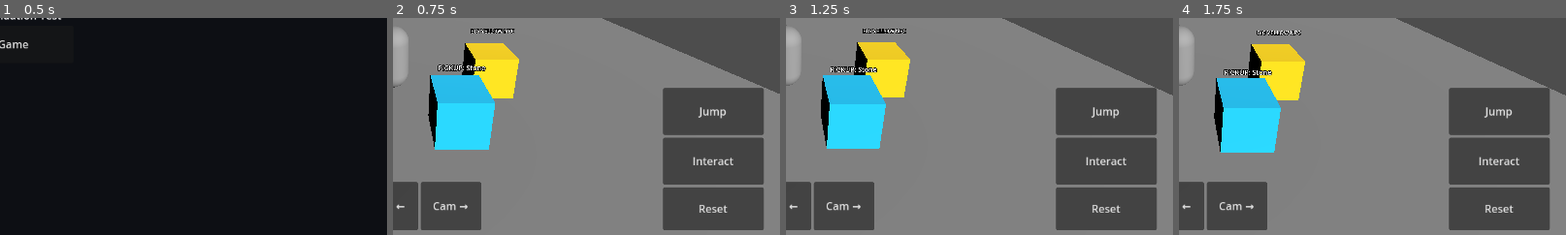
Above: before the commit, frames 1-4 (left to right).
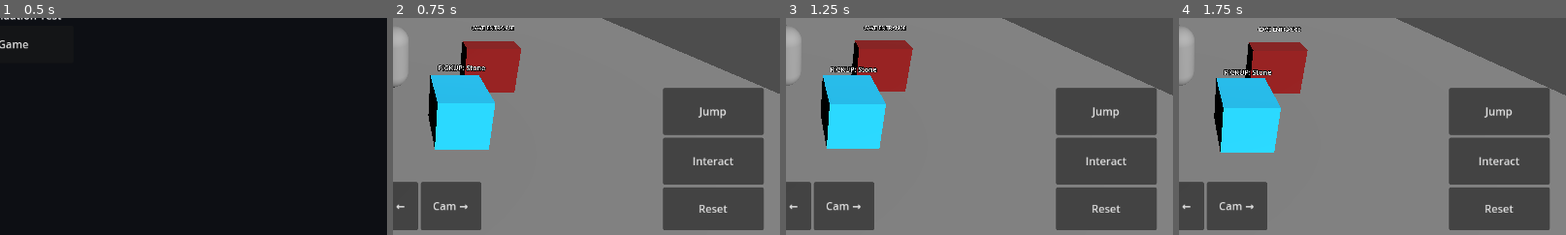
Above: after the commit, the same moments.

Repository: tristanvickery20/Tales-of-Drak-2.0
Game: Godot game, scene res://scenes/main_menu/main_menu.tscn
Same seed, same stepped clock (60 frames per second), same inputs: the game is played once before the commit and once after it.
Inputs:
- Up to frame 1 (0.5 s): no input
- Up to frame 2 (0.75 s): click "Start Game" at 0.5 s
- Up to frame 3 (1.25 s): no input
- Up to frame 4 (1.75 s): click "↑" at 1.25 s
The pictures show only the part of the screen within x 50-100%, y 48-98%; the shares and areas given below are measured in that part.

Frame 1 is identical in both runs. In frame 2, 3.3% of the frame differs, in the area x 17-34%, y 3-38%; in frame 3, 3.3%; in frame 4, 3.4%, in the area x 17-34%, y 4-38%.

Commit message:
Convert visible cube into cave entrance

Diff:
--- a/scripts/test_interactable.gd
+++ b/scripts/test_interactable.gd
@@ -1,25 +1,28 @@
 extends StaticBody3D
 
-@export var npc_name := "Test NPC"
-@export_multiline var interaction_line := "The road ahead is not ready yet."
+const CAVE_SCENE := "res://scenes/cave_test/cave_test.tscn"
+
+@export var entrance_name := "Cave Entrance"
+@export_multiline var interaction_line := "Entering cave test cell."
 
 func _ready() -> void:
-	name = "VisibleTestNPC"
-	_make_existing_cube_look_like_npc()
+	name = "VisibleCaveEntrance"
+	_make_existing_cube_look_like_cave_entrance()
 
 func interact() -> String:
-	return "%s: %s" % [npc_name, interaction_line]
+	get_tree().change_scene_to_file(CAVE_SCENE)
+	return "%s: %s" % [entrance_name, interaction_line]
 
-func _make_existing_cube_look_like_npc() -> void:
+func _make_existing_cube_look_like_cave_entrance() -> void:
 	var mesh_instance := get_node_or_null("InteractableMesh") as MeshInstance3D
 	if mesh_instance != null:
 		var material := StandardMaterial3D.new()
-		material.albedo_color = Color(1.0, 0.85, 0.05, 1.0)
+		material.albedo_color = Color(0.55, 0.05, 0.05, 1.0)
 		mesh_instance.material_override = material
-		mesh_instance.scale = Vector3(1.25, 1.6, 1.25)
+		mesh_instance.scale = Vector3(1.6, 2.0, 0.6)
 
 	var label := get_node_or_null("InteractableLabel") as Label3D
 	if label != null:
-		label.text = "BIG YELLOW NPC"
-		label.position = Vector3(0, 1.45, 0)
+		label.text = "CAVE ENTRANCE"
+		label.position = Vector3(0, 1.55, 0)
 		label.billboard = BaseMaterial3D.BILLBOARD_ENABLED
